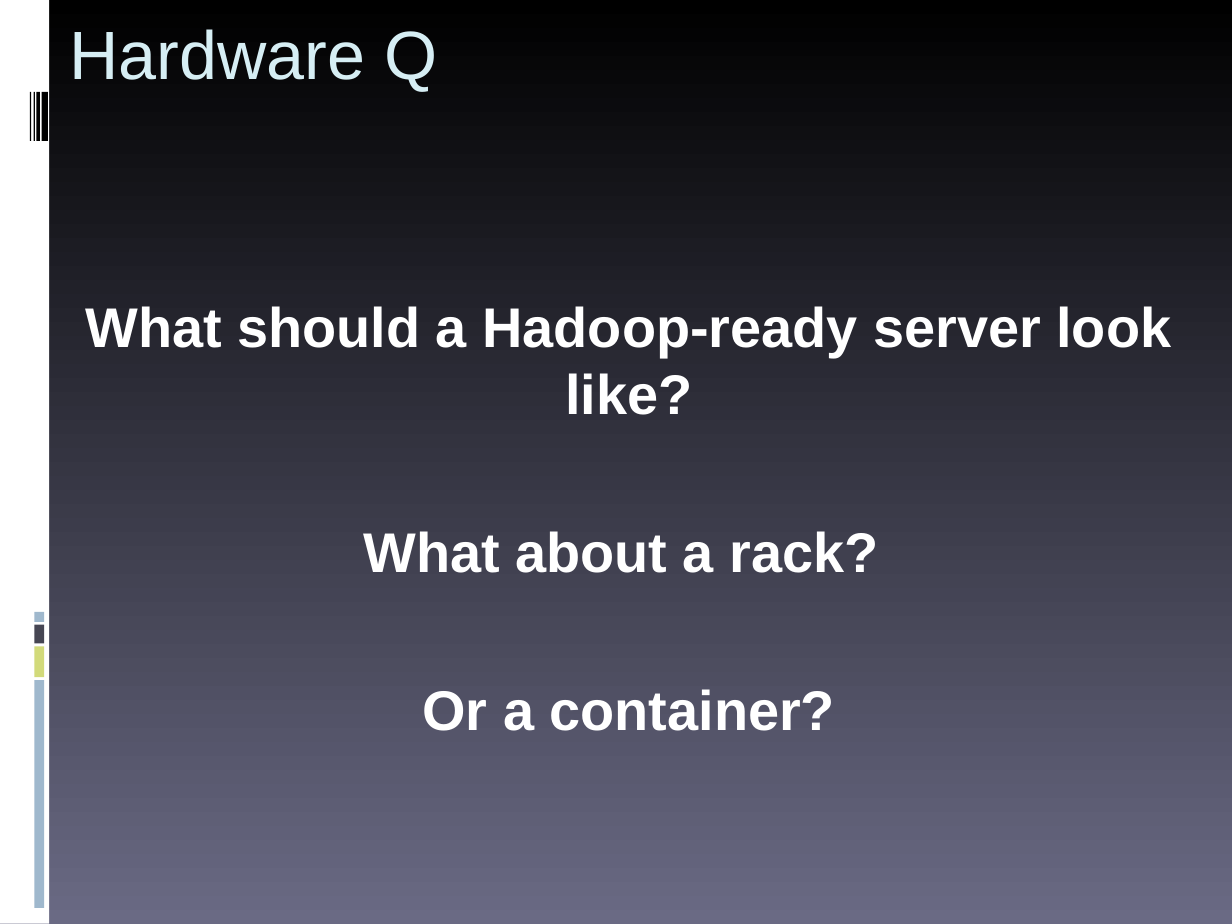
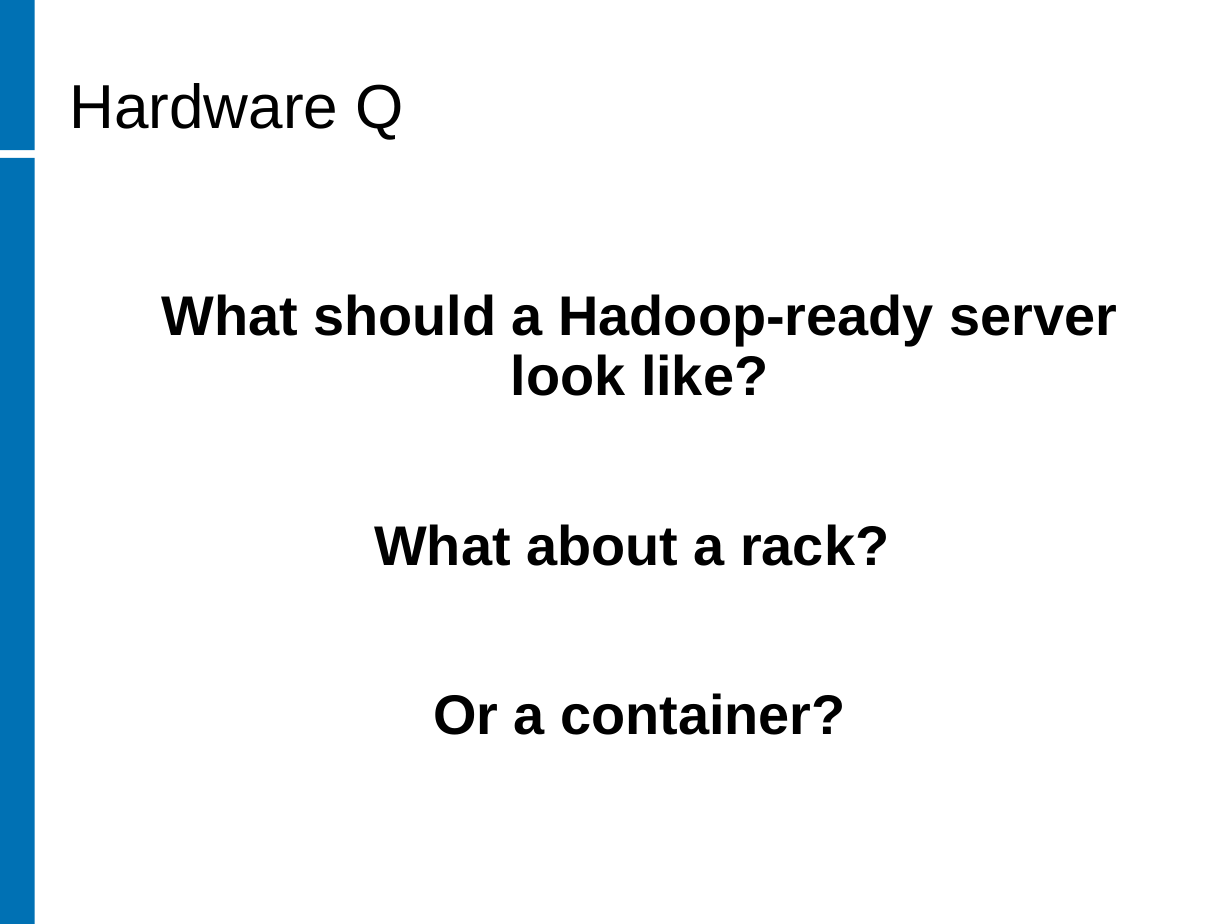
Before and after one commit to rhusar/smartfrog, a slide deck: slide 10 of core/components/hadoop/doc/workshop/benchmarking.ppt (slide 8 before the commit). Drawn at 1232x924 pixels with LibreOffice and Linux fonts; fonts in the diff are those of the drawing; background and template pictures are left out. Boxes give left, top, right and bottom in pixels: in the first picture for what was removed or moved away, otherwise in the second. Text is boxed around its words. In the diff, an @@ line names an element or a change of style, - is before the commit and + after.

```diff
--- a/core/components/hadoop/doc/workshop/benchmarking.ppt
+++ b/core/components/hadoop/doc/workshop/benchmarking.ppt
@@ background gradient #000000 to #6A6A84 to #FFFFFF @@
@@ rectangle added at [0,0,35,150], fill #0071B4 @@
@@ title "Hardware Q" at [70,83,404,140]: size 44 to 40 pt, text colour #D6EEF4 to #000000; line spacing 1 to 0.9; more space between paragraphs; vertical alignment top to bottom @@
@@ rectangle removed at [30,92,31,141] @@
@@ rectangle removed at [34,92,35,141] @@
@@ rectangle removed at [36,92,39,141] @@
@@ rectangle removed at [41,92,48,141] @@
@@ rectangle: place and size @@
-rectangle at [0,0,49,923]
+rectangle at [0,158,35,923]
@@ rectangle at [0,158,35,923]: fill #FFFFFF to #0071B4 @@
@@ subtitle "What should a Hadoop-ready server ...": place and size @@
-subtitle "What should a Hadoop-ready server ..." at [86,306,1172,731]
+subtitle "What should a Hadoop-ready server ..." at [162,294,1117,735]
@@ subtitle "What should a Hadoop-ready server ..." at [162,294,1117,735]: text colour #FFFFFF to #000000; line spacing 1 to 0.9; more space between paragraphs @@
@@ rectangle removed at [35,625,45,644] @@
@@ rectangle removed at [35,613,45,623] @@
@@ rectangle removed at [35,646,45,677] @@
@@ rectangle removed at [35,681,45,909] @@
```
Also in this commit, not shown: 6 other slides changed, 3 slides added, 1 slide removed, 2 other files.
